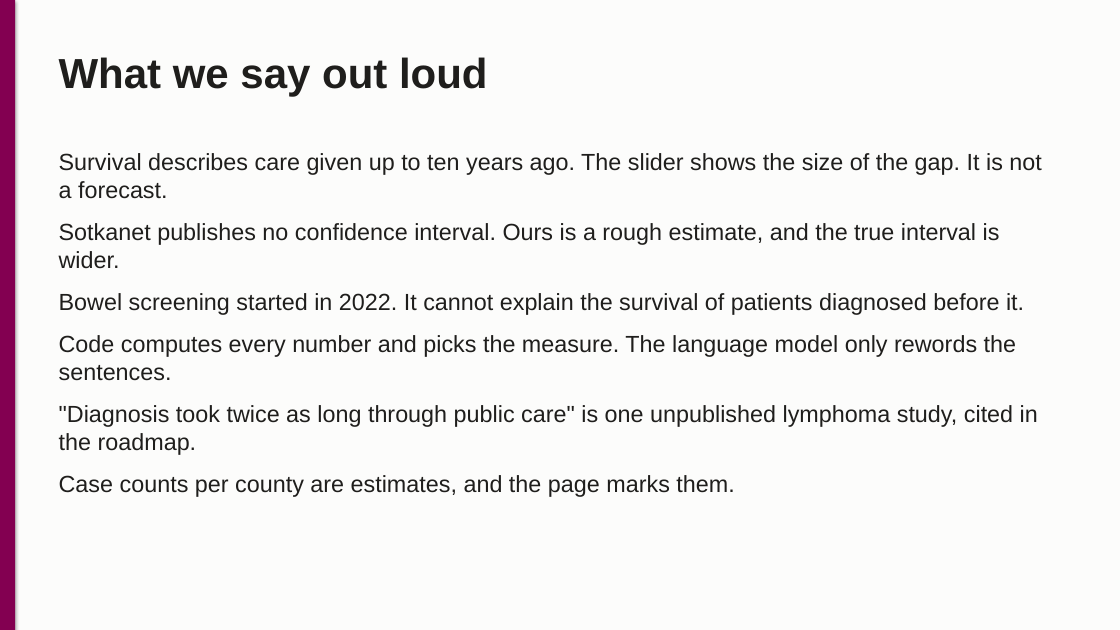
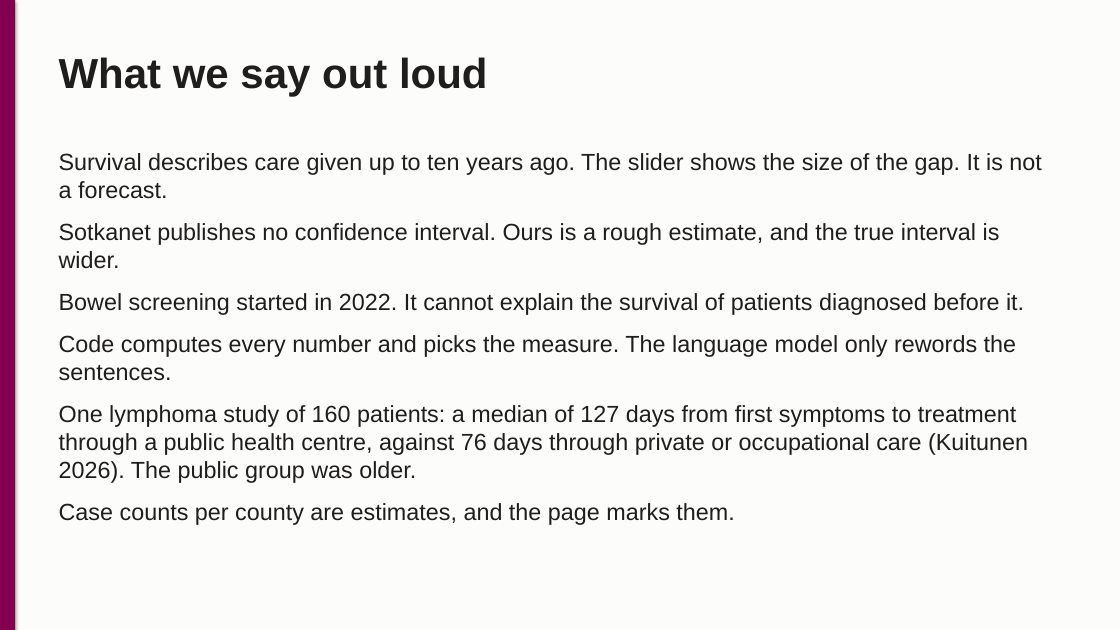
Before and after one commit to Alejo-end/pathway-watch, a slide deck: slide 10 of docs/decks/AstraZeneca - Pathway Watch.pptx. Drawn at 1120x630 pixels with LibreOffice and Linux fonts; fonts in the diff are those of the drawing. Boxes give left, top, right and bottom in pixels: in the first picture for what was removed or moved away, otherwise in the second. Text is boxed around its words. In the diff, an @@ line names an element or a change of style, - is before the commit and + after.

```diff
--- a/docs/decks/AstraZeneca - Pathway Watch.pptx
+++ b/docs/decks/AstraZeneca - Pathway Watch.pptx
@@ text at <box>59,405,1028,483</box>: text changed @@
-"Diagnosis took twice as long through public care" is one unpublished lymphoma study, cited in the roadmap.
+One lymphoma study of 160 patients: a median of 127 days from first symptoms to treatment through a public health centre, against 76 days through private or occupational care (Kuitunen 2026). The public group was older.
```
Also in this commit, not shown: 1 other slide changed, 3 other files.
